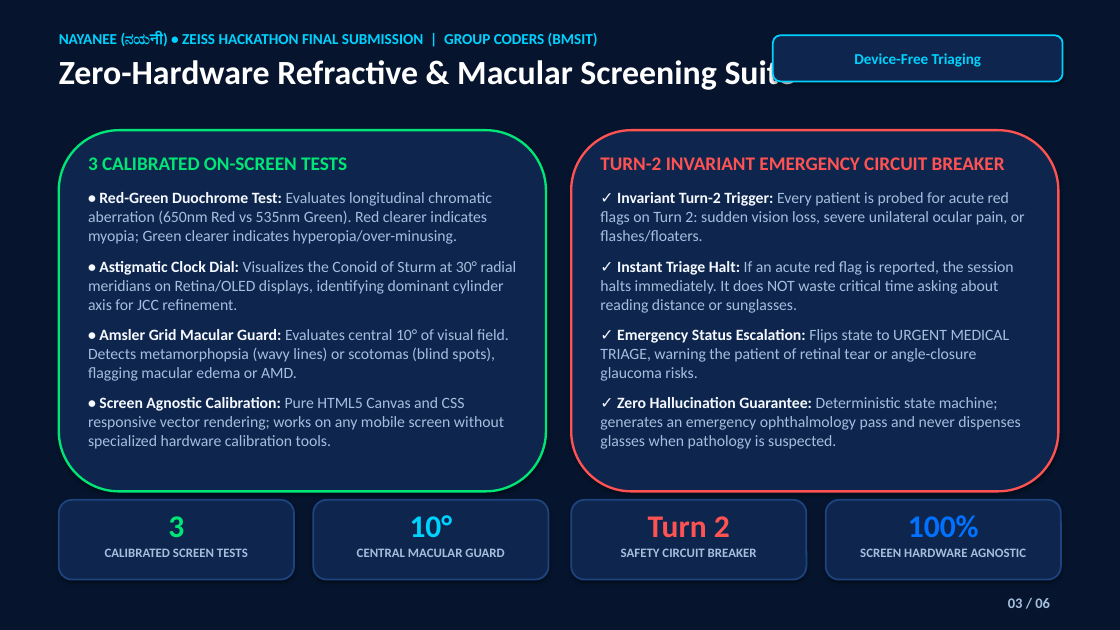
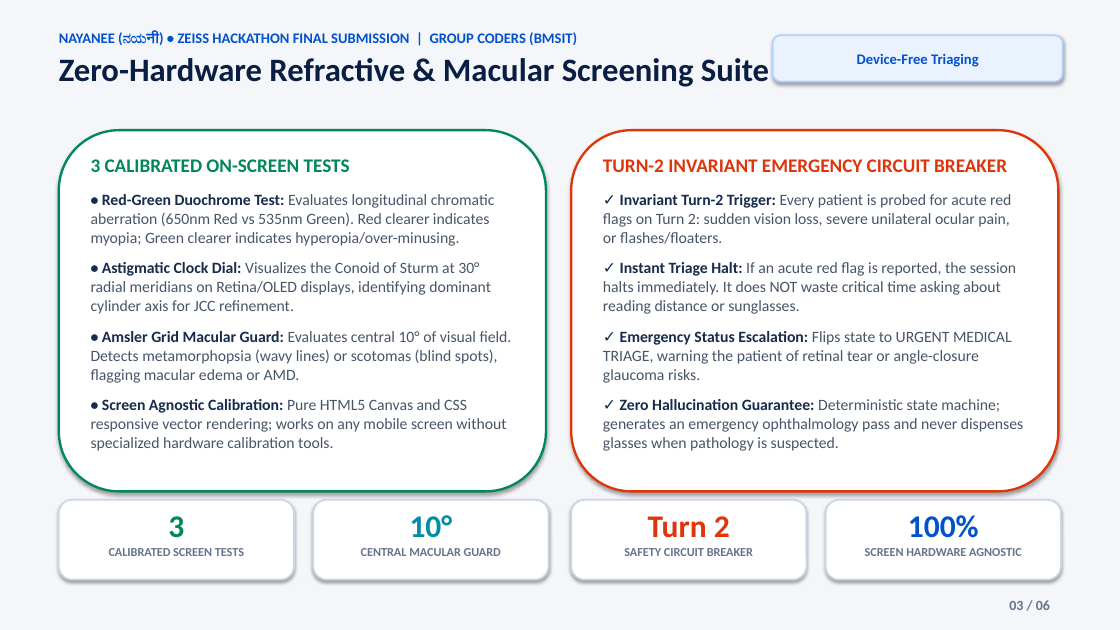
Before and after one commit to Satish8460/Nayanee, a slide deck: slide 3 of docs/Nayanee_Final_Presentation_Coders_6_Slides_v2.pptx. Drawn at 1120x630 pixels with LibreOffice and Linux fonts; fonts in the diff are those of the drawing. Boxes give left, top, right and bottom in pixels: in the first picture for what was removed or moved away, otherwise in the second. Text is boxed around its words. In the diff, an @@ line names an element or a change of style, - is before the commit and + after.

Commit message:
feat(presentation): redesign 6-slide deck with executive light theme and clinical typography

```diff
--- a/docs/Nayanee_Final_Presentation_Coders_6_Slides_v2.pptx
+++ b/docs/Nayanee_Final_Presentation_Coders_6_Slides_v2.pptx
@@ rectangle at (0,0,1120,630): fill #06152D to #F4F6FA @@
@@ text "NAYANEE (ನಯनी) • ZEISS HACKATHON ..." at (59,32,769,87): size 13 to 12.5 pt, text colour #00D2FF to #0052CC in "NAYANEE (ನಯनी) • ZEISS HACKATHON FINAL SUBMISSION ..."; size 29 to 28 pt, text colour #FFFFFF to #091E42 in "Zero-Hardware Refractive & Macular Screening Suite"; less space between paragraphs @@
@@ rounded rectangle "Device-Free Triaging" at (773,35,1063,82): size 13 to 12.5 pt, text colour #00D2FF to #0052CC; fill #0E264D to #EBF2FF; outline #00D2FF 1.5 pt to #B3D4FF 1.5 pt @@
@@ rounded rectangle at (59,130,546,492): fill #0E264D to #FFFFFF; outline #00E676 2 pt to #00875A 2 pt @@
@@ text "3 CALIBRATED ON-SCREEN TESTS" at (91,159,512,451): text colour #00E676 to #00875A in "3 CALIBRATED ON-SCREEN TESTS"; text colour #F5F8FF to #172B4D in "• Red-Green Duochrome Test:", "• Astigmatic Clock Dial:", "• Amsler Grid Macular Guard:", "• Screen Agnostic Calibration:"; text colour #A5BEDE to #475569 in "Evaluates longitudinal chromatic aberration (650nm Red vs ...", "Visualizes the Conoid of Sturm at 30° ...", "Evaluates central 10° of visual field. Detects ...", "Pure HTML5 Canvas and CSS responsive vector ..." @@
@@ rounded rectangle at (571,130,1059,492): fill #0E264D to #FFFFFF; outline #FF5252 2 pt to #DE350B 2 pt @@
@@ text "TURN-2 INVARIANT EMERGENCY CIRCUIT BREAKER" at (603,159,1023,451): text colour #FF5252 to #DE350B in "TURN-2 INVARIANT EMERGENCY CIRCUIT BREAKER"; text colour #F5F8FF to #172B4D in "✓ Invariant Turn-2 Trigger:", "✓ Instant Triage Halt:", "✓ Emergency Status Escalation:", "✓ Zero Hallucination Guarantee:"; text colour #A5BEDE to #475569 in "Every patient is probed for acute red ...", "If an acute red flag is reported, ...", "Flips state to URGENT MEDICAL TRIAGE, warning ...", "Deterministic state machine; generates an emergency ophthalm ..." @@
@@ text "3" at (109,516,244,556): text colour #00E676 to #00875A in "3"; size 11 to 10.5 pt, text colour #A5BEDE to #64748B @@
@@ fill #0E264D to #FFFFFF; outline #1E4480 1.5 pt to #CDD7E4 1.5 pt in 4 elements at (313,500,549,580), (571,500,807,580), (826,500,1061,580), (59,500,294,580) @@
@@ text "10°" at (361,515,501,556): text colour #00D2FF to #008DA5 in "10°"; size 11 to 10.5 pt, text colour #A5BEDE to #64748B in "CENTRAL MACULAR GUARD" @@
@@ text "Turn 2" at (624,516,753,556): text colour #FF5252 to #DE350B in "Turn 2"; size 11 to 10.5 pt, text colour #A5BEDE to #64748B in "SAFETY CIRCUIT BREAKER" @@
@@ text "100%" at (865,515,1022,556): text colour #0072FF to #0052CC in "100%"; size 11 to 10.5 pt, text colour #A5BEDE to #64748B in "SCREEN HARDWARE AGNOSTIC" @@
@@ text "03 / 06" at (1009,600,1050,610): size 12.5 to 12 pt, text colour #A5BEDE to #64748B @@
```
Also in this commit, not shown: 5 other slides changed, 3 other files.
